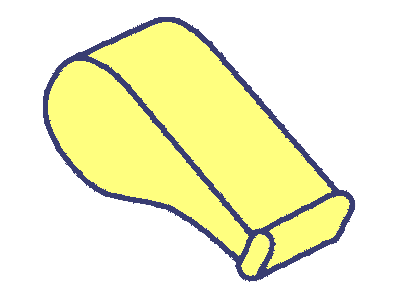
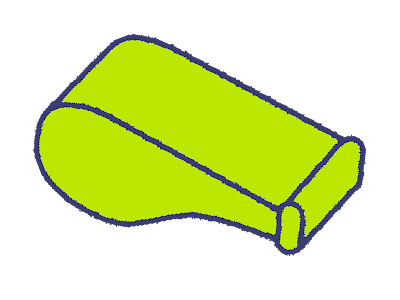
Comparing the layer stacks of the two 400 × 300 images. Changes:
painted on "Przekształcenie" over [33, 17, 367, 282]
